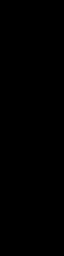
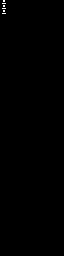
Layer changes from the first 64 x 256 image to the second:
painted on "Background" over [2, 0, 6, 14]
